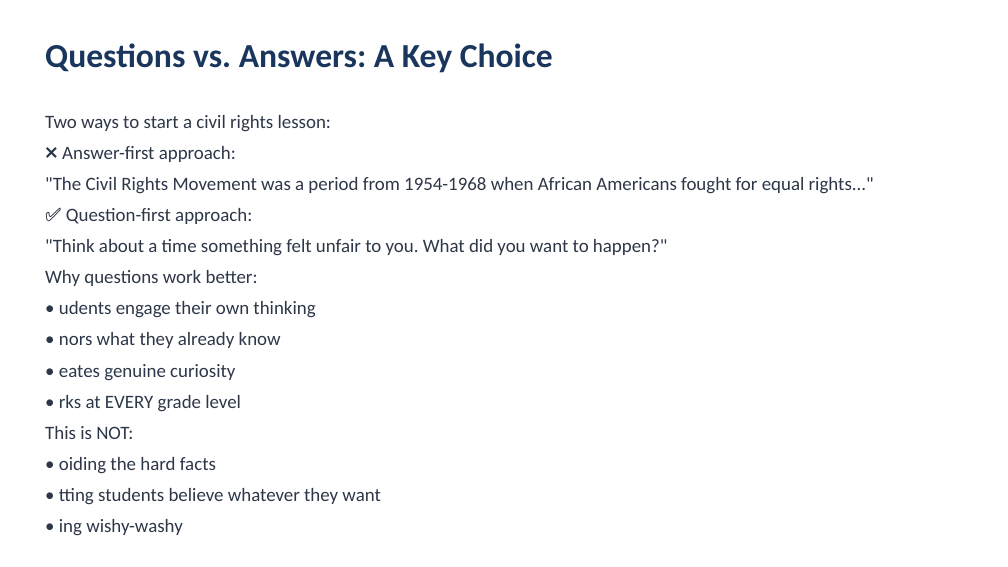
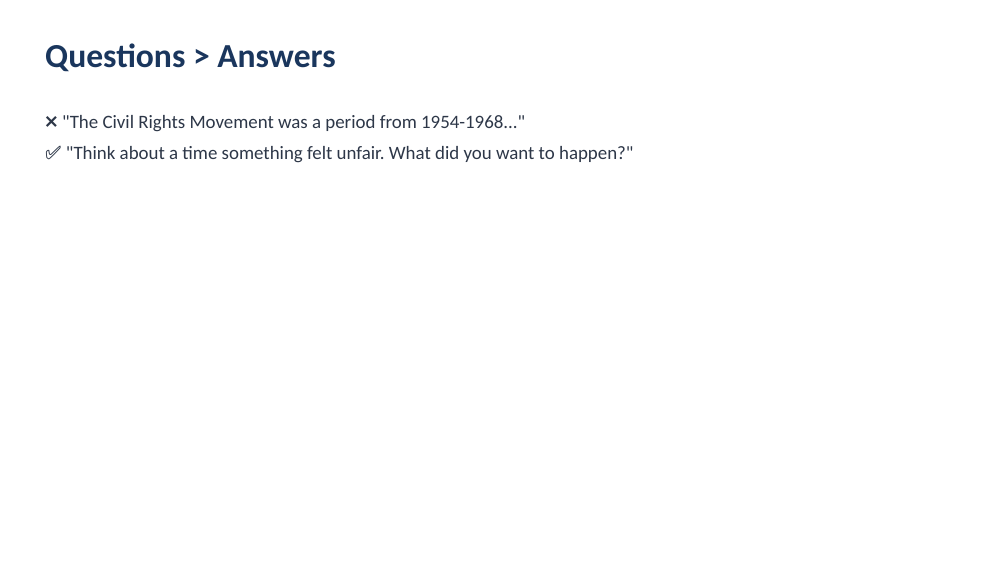
Before and after one commit to bme-wacoisd/tea, a slide deck: slide 6 of lessons/01-james-baldwin-civil-rights/slides.pptx. Drawn at 1008x567 pixels with LibreOffice and Linux fonts; fonts in the diff are those of the drawing. Boxes give left, top, right and bottom in pixels: in the first picture for what was removed or moved away, otherwise in the second. Text is boxed around its words. In the diff, an @@ line names an element or a change of style, - is before the commit and + after.

```diff
--- a/lessons/01-james-baldwin-civil-rights/slides.pptx
+++ b/lessons/01-james-baldwin-civil-rights/slides.pptx
@@ text at (45,43,335,72): text changed @@
-Questions vs. Answers: A Key Choice
+Questions > Answers
@@ text at (62,115,633,163): text changed @@
-Two ways to start a civil rights lesson:
-❌ Answer-first approach:
-"The Civil Rights Movement was a period from 1954-1968 when African Americans fought for equal rights..."
-✅ Question-first approach:
-"Think about a time something felt unfair to you. What did you want to happen?"
-Why questions work better:
-• udents engage their own thinking
-• nors what they already know
-• eates genuine curiosity
-• rks at EVERY grade level
-This is NOT:
-• oiding the hard facts
-• tting students believe whatever they want
-• ing wishy-washy
+❌ "The Civil Rights Movement was a period from 1954-1968..."
+✅ "Think about a time something felt unfair. What did you want to happen?"
```
Also in this commit, not shown: 13 other slides changed, 3 other files.
